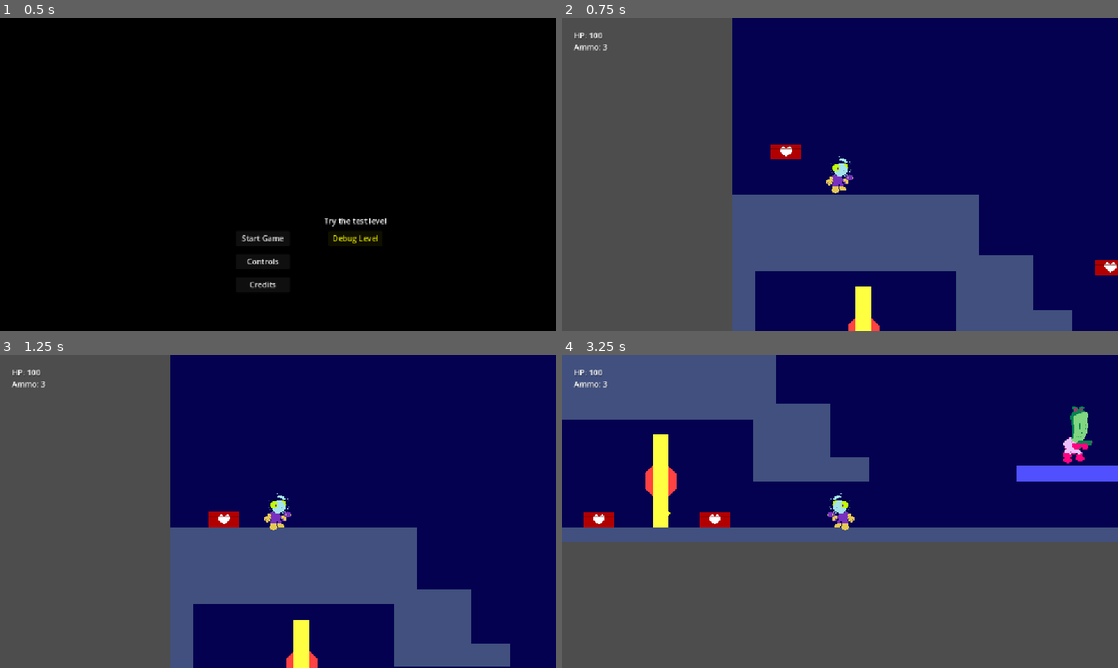
Above: before the commit, frames 1-4 (two rows, left to right).
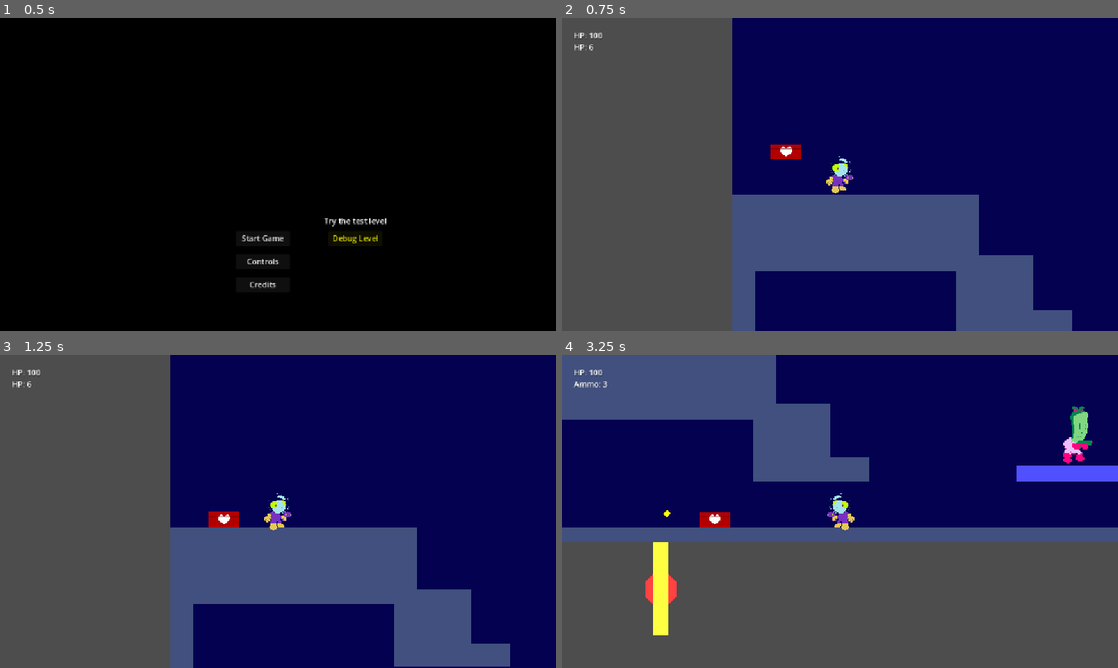
Above: after the commit, the same moments.

Repository: kv-mod3/FightClub-SpacePirates
Game: Godot game, scene res://levels/title_menu.tscn
Same seed, same stepped clock (60 frames per second), same inputs: the game is played once before the commit and once after it.
Inputs:
- Up to frame 1 (0.5 s): no input
- Up to frame 2 (0.75 s): click "Debug Level" at 0.5 s
- Up to frame 3 (1.25 s): no input
- Up to frame 4 (3.25 s): tap Enter (shoot) at 1.25, 1.35, 2.1, 2.85 s; hold D (right) 1.28-2.78 s; tap Space (jump) at 1.52, 2.27 s; hold A (left) from 2.78 s (still down)

Frame 1 is identical in both runs. In frame 2, 0.8% of the frame differs, in the area x 2-100%, y 8-100%; in frame 3, 0.6%; in frame 4, 2.3%, in the area x 3-21%, y 25-90%.

Commit message:
Added SceneEntrance + extra checks
+ Added SceneEntrance object for level change. Uses exported variable for level change.
+ Added check for health item.
+ Added missing AmmoLabel updates on load.
- Deleted some blank lines.

Diff:
--- a/project-space-pirates/levels/level_debug.tscn
+++ b/project-space-pirates/levels/level_debug.tscn
@@ -7,6 +7,7 @@
 [ext_resource type="PackedScene" uid="uid://bacqw7l3u02n6" path="res://objects/level_objects/platform.tscn" id="4_u2tkn"]
 [ext_resource type="PackedScene" uid="uid://bvstcalgkhvp6" path="res://objects/level_objects/door.tscn" id="5_y1fpr"]
 [ext_resource type="PackedScene" uid="uid://dc87e8bajv67w" path="res://objects/level_objects/checkpoint_area.tscn" id="7_mywi7"]
+[ext_resource type="PackedScene" uid="uid://d0amyb102xm7k" path="res://objects/level_objects/scene_entrance.tscn" id="8_kuxa7"]
 
 [node name="DebugRoom" type="Node2D"]
 script = ExtResource("1_tlh8j")
@@ -57,14 +58,8 @@
 
 [node name="Objects" type="Node" parent="."]
 
-[node name="HealthItem" parent="Objects" instance=ExtResource("4_ppha6")]
-position = Vector2(-248, -80)
-
 [node name="HealthItem2" parent="Objects" instance=ExtResource("4_ppha6")]
 position = Vector2(-584, -200)
-
-[node name="HealthItem3" parent="Objects" instance=ExtResource("4_ppha6")]
-position = Vector2(-568, 32)
 
 [node name="HealthItem4" parent="Objects" instance=ExtResource("4_ppha6")]
 position = Vector2(-448, 32)
@@ -73,7 +68,7 @@
 position = Vector2(864, -80)
 
 [node name="Door" parent="Objects" instance=ExtResource("5_y1fpr")]
-position = Vector2(-504, 0)
+position = Vector2(-504, 112)
 
 [node name="PlayerPlatformer" parent="." instance=ExtResource("1_75gwh")]
 position = Vector2(-528, -176)
@@ -83,3 +78,6 @@
 
 [node name="CheckpointArea2" parent="." instance=ExtResource("7_mywi7")]
 position = Vector2(168, 16)
+
+[node name="SceneEntrance" parent="." instance=ExtResource("8_kuxa7")]
+position = Vector2(-568, 0)
--- a/project-space-pirates/levels/title_menu.gd
+++ b/project-space-pirates/levels/title_menu.gd
@@ -1,5 +1,4 @@
 extends Node2D
-
 
 # Called when the node enters the scene tree for the first time.
 func _ready() -> void:
--- a/project-space-pirates/objects/enemies/PirateEnemy/pirate_enemy.gd
+++ b/project-space-pirates/objects/enemies/PirateEnemy/pirate_enemy.gd
@@ -1,5 +1,4 @@
 extends CharacterBody2D
-
 
 enum State {
 	IDLE,
--- a/project-space-pirates/objects/level_objects/checkpoint_area.gd
+++ b/project-space-pirates/objects/level_objects/checkpoint_area.gd
@@ -1,5 +1,4 @@
 extends Area2D
-
 
 var is_activated: bool = false
 
--- /dev/null
+++ b/project-space-pirates/objects/level_objects/scene_entrance.gd
@@ -0,0 +1,9 @@
+extends Area2D
+
+@export var next_scene: String
+
+
+func _on_body_entered(body: Node2D) -> void:
+	# Checks if the body entered is a Player, and also if a value is being held by next_scene.
+	if body is Player and next_scene:
+		get_tree().change_scene_to_file.call_deferred(next_scene)
--- /dev/null
+++ b/project-space-pirates/objects/level_objects/scene_entrance.tscn
@@ -0,0 +1,17 @@
+[gd_scene load_steps=3 format=3 uid="uid://d0amyb102xm7k"]
+
+[ext_resource type="Script" uid="uid://bqsi6v72b6lbw" path="res://objects/level_objects/scene_entrance.gd" id="1_wcl5o"]
+
+[sub_resource type="RectangleShape2D" id="RectangleShape2D_2mhbo"]
+size = Vector2(16, 128)
+
+[node name="SceneEntrance" type="Area2D"]
+collision_layer = 0
+collision_mask = 4
+script = ExtResource("1_wcl5o")
+
+[node name="CollisionShape2D" type="CollisionShape2D" parent="."]
+shape = SubResource("RectangleShape2D_2mhbo")
+debug_color = Color(0.796975, 0.0530848, 1, 0.42)
+
+[connection signal="body_entered" from="." to="." method="_on_body_entered"]
--- a/project-space-pirates/objects/pickup_items/health_item.gd
+++ b/project-space-pirates/objects/pickup_items/health_item.gd
@@ -11,6 +11,6 @@
 
 
 func _on_touch_area_body_entered(body: Node2D) -> void:
-	if body is Player:
+	if body is Player and PlayerVariables.health < 100:
 		body.restore_health(HEALTH)
 		queue_free()
--- a/project-space-pirates/objects/player/PlayerPlatformer/player_platformer.gd
+++ b/project-space-pirates/objects/player/PlayerPlatformer/player_platformer.gd
@@ -14,6 +14,7 @@
 	$CanvasLayer/HealthLabel.text = "HP: %d" % PlayerVariables.health
 	# Alternative with same result:
 	# $CanvasLayer/HealthLabel.text = "HP: " + str(int(PlayerVariables.health))
+	$CanvasLayer/AmmoLabel.text = "HP: %d" % PlayerVariables.ammo
 
 	SceneManager.respawn_location = global_position
 	print("SceneManager: Set initial respawn point to ", SceneManager.respawn_location)
--- a/project-space-pirates/objects/player/PlayerPlatformer/player_platformer.tscn
+++ b/project-space-pirates/objects/player/PlayerPlatformer/player_platformer.tscn
@@ -61,9 +61,9 @@
 [node name="AmmoLabel" type="Label" parent="CanvasLayer"]
 offset_left = 24.0
 offset_top = 48.0
-offset_right = 104.0
+offset_right = 112.0
 offset_bottom = 71.0
-text = "Ammo: 3"
+text = "Ammo: 000"
 label_settings = SubResource("LabelSettings_y3hdj")
 
 [node name="ReloadingLabel" type="Label" parent="CanvasLayer"]
Not shown: 1 places in project-space-pirates/levels/level_debug.tscn that only renumber resources
Not shown, added: project-space-pirates/objects/level_objects/scene_entrance.gd.uid
